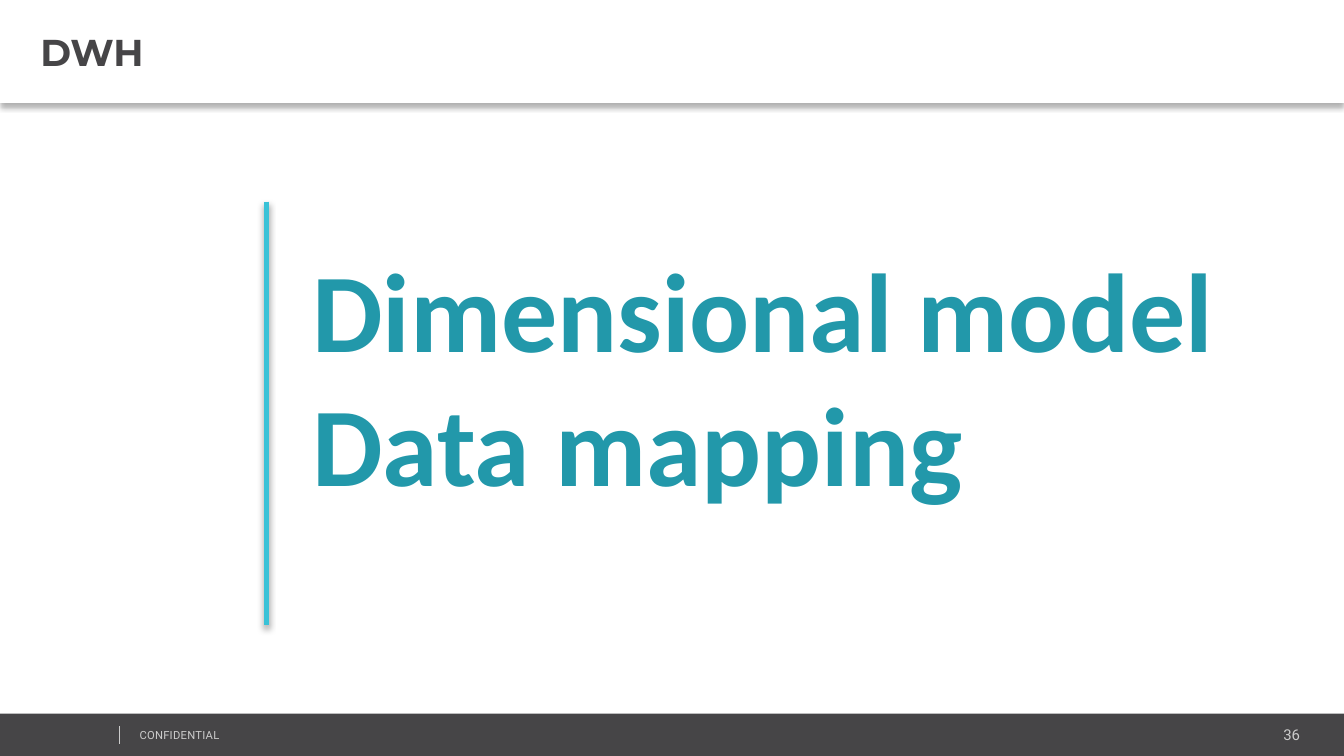
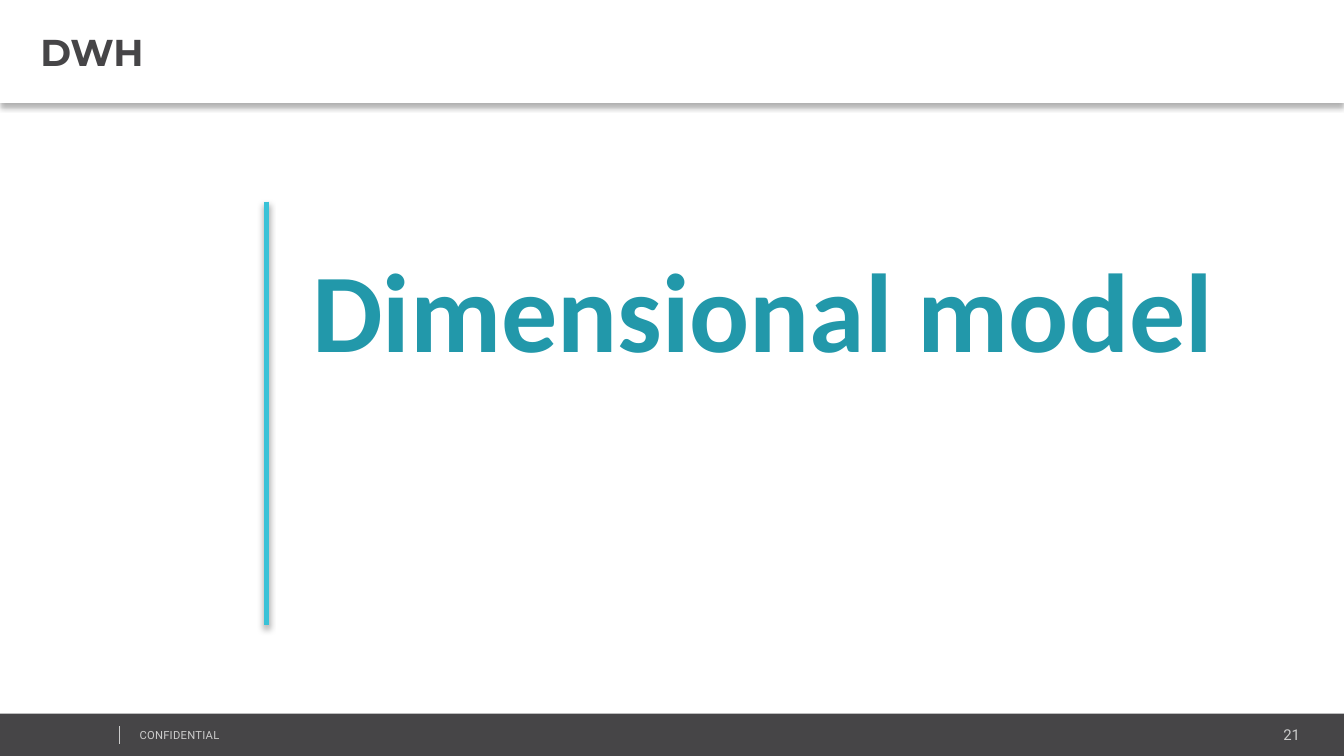
Before and after one commit to AndreyQC/MSBI.Lab, a slide deck: slide 21 of MSBI.Lecture.13/MSBI.Dev.S19E13.pptx (slide 36 before the commit). Drawn at 1344x756 pixels with LibreOffice and Linux fonts; fonts in the diff are those of the drawing; background and template pictures are left out. Boxes give left, top, right and bottom in pixels: in the first picture for what was removed or moved away, otherwise in the second. Text is boxed around its words. In the diff, an @@ line names an element or a change of style, - is before the commit and + after.

```diff
--- a/MSBI.Lecture.13/MSBI.Dev.S19E13.pptx
+++ b/MSBI.Lecture.13/MSBI.Dev.S19E13.pptx
@@ text at [312, 407, 962, 505]: paragraph removed @@
-Data mapping
@@ page number at [1283, 729, 1300, 740]: text changed @@
-36
+21
```
Also in this commit, not shown: 4 other slides changed, 20 slides added, 23 slides removed, 22 other files.
